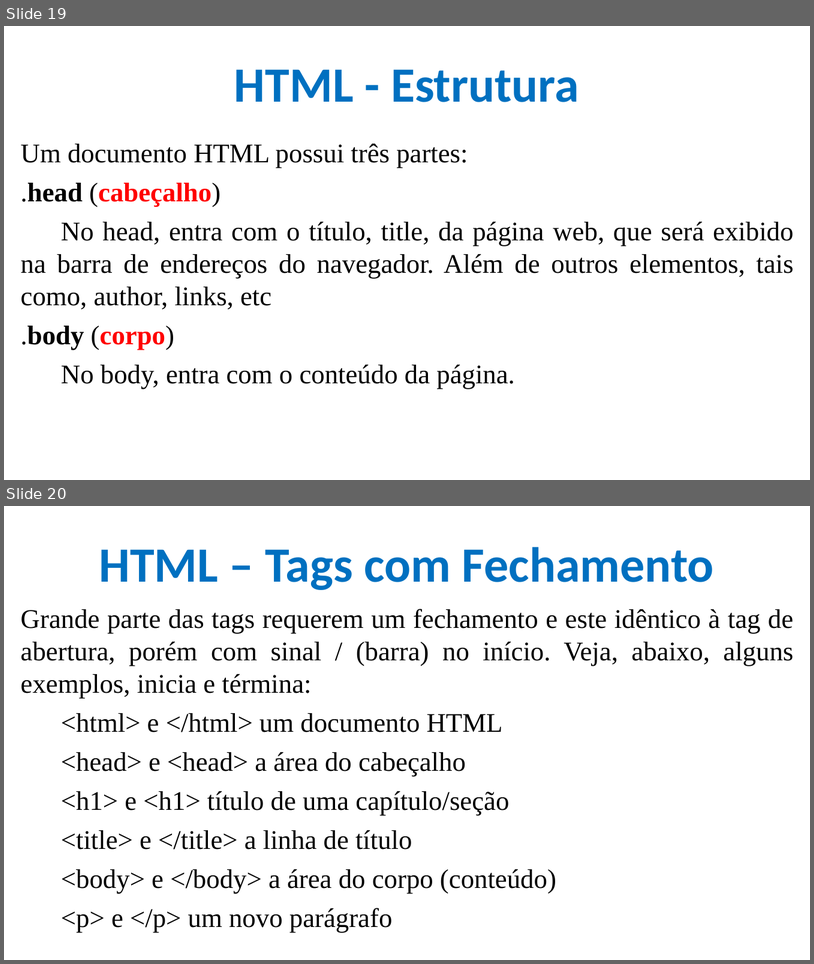
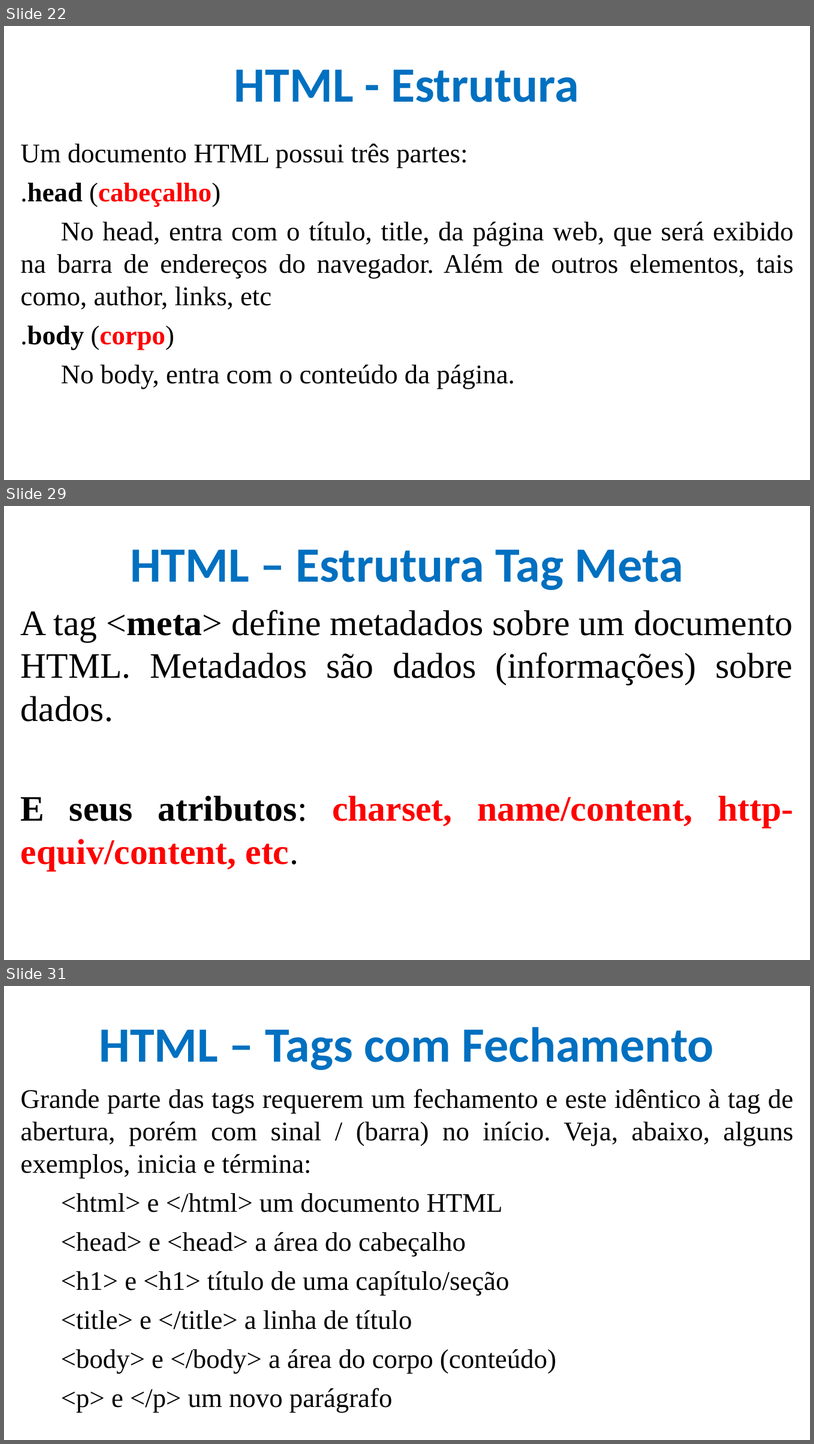
Before and after one commit to CloudEducationBrazil/WydenDesenvolvimentoWebPHP, a slide deck: 01 Classes/Aula 02, 03, 04 Desenvolvimento Web Caracterização - HTML.pptx. Shown one above the other, each under a label of ours: slides 19 and 20 before the commit, slides 22, 29 and 31 after it; the slides between them are not shown. The pictures are 814x964 and 814x1444 pixels, drawn with LibreOffice and Linux fonts; fonts in the diff are those of the drawing; background and template pictures are left out. Boxes give left, top, right and bottom in pixels: in the first picture for what was removed or moved away, otherwise in the second. Text is boxed around its words. In the diff, an @@ line names an element or a change of style, - is before the commit and + after.

```diff
--- a/01 Classes/Aula 02, 03, 04 Desenvolvimento Web Caracterização - HTML.pptx
+++ b/01 Classes/Aula 02, 03, 04 Desenvolvimento Web Caracterização - HTML.pptx
@@ slide 29 added at (4, 506, 810, 960), background picture (left out) @@
@@ title added at (130, 549, 684, 590), 44 pt, text #0070C0, bold @@
+HTML – Estrutura Tag Meta
@@ text added at (21, 610, 794, 870), 32 pt, text #000000 @@
+A tag <meta> define metadados sobre um documento HTML. Metadados são dados (informações) sobre dados.
+E seus atributos: charset, name/content, http-equiv/content, etc.
@@ what was slide 19 is now slide 22 @@
@@ what was slide 20 is now slide 31 @@
```
Also in this commit, not shown: 2 slides changed, 12 other slides added.
